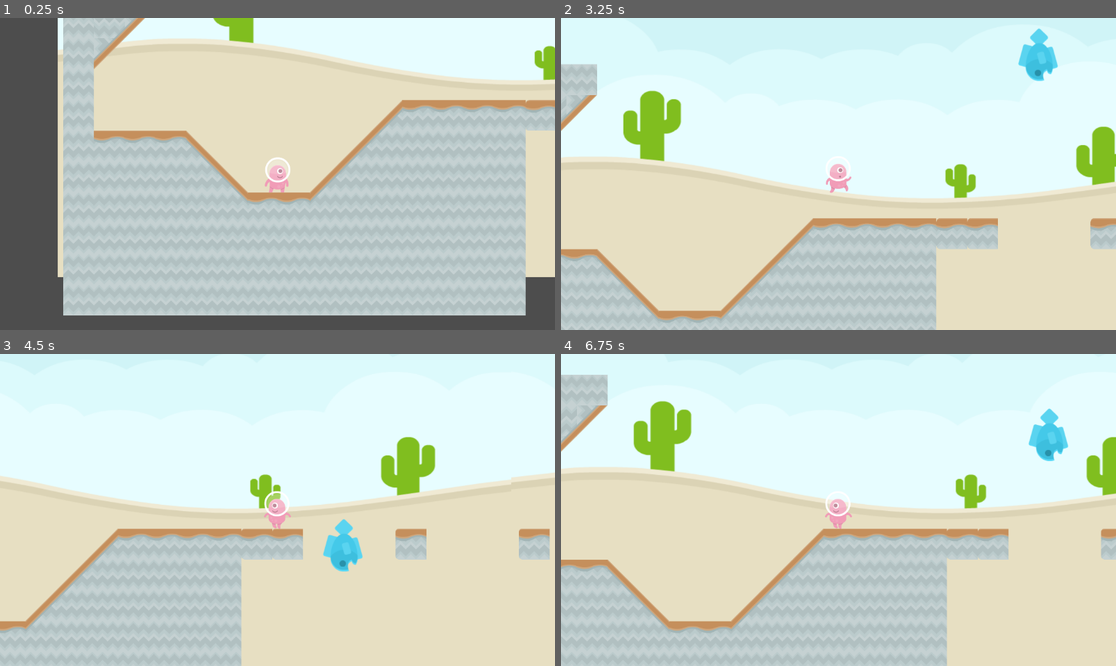
Above: before the commit, frames 1-4 (two rows, left to right).
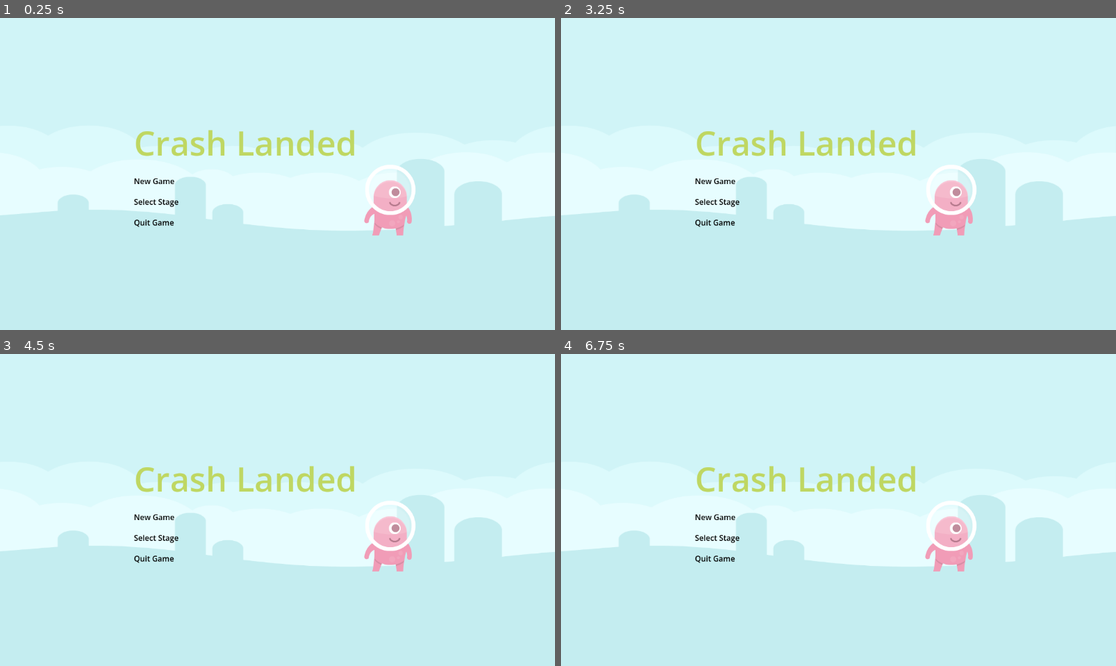
Above: after the commit, the same moments.

Repository: caturwmn/gd-tutorial4
Game: Godot game, scene res://scenes/MainMenu.tscn
Two runs of this game, one before a commit and one after it. Both use one fixed random seed, a clock stepped at 60 frames per second and the inputs below. Before the commit the project starts from res://scenes/Level1.tscn.
Inputs:
- Up to frame 1 (0.25 s): no input
- Up to frame 2 (3.25 s): tap Enter at 0.5 s; hold Right (right) 0.53-2.03 s; tap Space (jump) at 0.77, 1.52, 3.02 s; hold A (left) 2.03-2.78 s; hold Right (right) from 2.78 s (still down)
- Up to frame 3 (4.5 s): tap Space (jump) at 3.77 s; release Right (right) at 4.28 s; hold A (left) from 4.28 s (still down)
- Up to frame 4 (6.75 s): tap Space (jump) at 4.52, 6.02 s; release A (left) at 5.03 s; hold Right (right) 5.03-5.78 s; hold A (left) from 5.78 s (still down)

The runs differ from the first frame. In frame 1, 91% of the frame differs, in the area x 0-100%, y 0-100%; in frame 2, 55%; in frame 3, 58%; in frame 4, 62%.

Commit message:
Finished tutorial 6

Diff:
--- a/project.godot
+++ b/project.godot
@@ -15,9 +15,13 @@
 [application]
 
 config/name="Tutorial 4 Template"
-run/main_scene="res://scenes/Level1.tscn"
+run/main_scene="uid://bjrgilkw6m3gd"
 config/features=PackedStringArray("4.6")
 config/icon="res://icon.png"
+
+[autoload]
+
+Global="*uid://dfp5ec0phrna3"
 
 [input]
 
--- /dev/null
+++ b/scenes/GameOver.tscn
@@ -0,0 +1,40 @@
+[gd_scene format=3 uid="uid://ceqpn0eg7xixr"]
+
+[ext_resource type="FontFile" uid="uid://cp20ih21w1lg6" path="res://assets/Fonts/continuum bold.ttf" id="1_6bcno"]
+[ext_resource type="Script" uid="uid://dq8ulku5c0xj2" path="res://scenes/StartGame.gd" id="2_qae0b"]
+
+[node name="GameOver" type="ColorRect" unique_id=128551170]
+anchors_preset = 15
+anchor_right = 1.0
+anchor_bottom = 1.0
+grow_horizontal = 2
+grow_vertical = 2
+color = Color(0.70728916, 2.5749953e-06, 6.738305e-07, 1)
+
+[node name="VBoxContainer" type="VBoxContainer" parent="." unique_id=1215277482]
+layout_mode = 1
+anchors_preset = 15
+anchor_right = 1.0
+anchor_bottom = 1.0
+grow_horizontal = 2
+grow_vertical = 2
+theme_override_constants/separation = 6
+alignment = 1
+
+[node name="Label" type="Label" parent="VBoxContainer" unique_id=181999944]
+layout_mode = 2
+theme_override_fonts/font = ExtResource("1_6bcno")
+theme_override_font_sizes/font_size = 100
+text = "Game Over"
+horizontal_alignment = 1
+vertical_alignment = 1
+
+[node name="LinkButton" type="LinkButton" parent="VBoxContainer" unique_id=1552047614]
+layout_mode = 2
+size_flags_horizontal = 4
+theme_override_font_sizes/font_size = 30
+text = "Return To Menu"
+script = ExtResource("2_qae0b")
+scene_to_load = "MainMenu"
+
+[connection signal="pressed" from="VBoxContainer/LinkButton" to="VBoxContainer/LinkButton" method="_on_pressed"]
--- /dev/null
+++ b/scenes/Global.gd
@@ -0,0 +1,3 @@
+extends Node
+
+var lives = 3
--- a/scenes/Level1.tscn
+++ b/scenes/Level1.tscn
@@ -7,6 +7,7 @@
 [ext_resource type="Texture2D" uid="uid://b4n0an5ukj3aj" path="res://assets/kenney_platformerpack/PNG/Backgrounds/colored_desert.png" id="5_lrl65"]
 [ext_resource type="PackedScene" uid="uid://cwusc4sygc04t" path="res://scenes/Spawner.tscn" id="6_76388"]
 [ext_resource type="PackedScene" uid="uid://b40dnkalwneot" path="res://scenes/ObstacleSpawner.tscn" id="7_svatc"]
+[ext_resource type="PackedScene" uid="uid://751ou282p0pr" path="res://scenes/LifeCounter.tscn" id="8_ecr63"]
 
 [sub_resource type="TileSetAtlasSource" id="TileSetAtlasSource_odhdn"]
 texture = ExtResource("2_bwv4p")
@@ -100,3 +101,7 @@
 position = Vector2(525, 10)
 obstacle = ExtResource("7_svatc")
 timeDelay = 2
+
+[node name="CanvasLayer" type="CanvasLayer" parent="." unique_id=1338274825]
+
+[node name="LifeCounter" parent="CanvasLayer" unique_id=1453780847 instance=ExtResource("8_ecr63")]
--- a/scenes/Level2.tscn
+++ b/scenes/Level2.tscn
@@ -8,6 +8,7 @@
 [ext_resource type="PackedScene" uid="uid://cvxpuso7gtxka" path="res://scenes/saw.tscn" id="6_4p0dt"]
 [ext_resource type="PackedScene" uid="uid://da0j153wss24v" path="res://scenes/Zone.tscn" id="7_qwp14"]
 [ext_resource type="Texture2D" uid="uid://bbale34yqctf4" path="res://assets/kenney_platformerpack/PNG/Backgrounds/blue_land.png" id="7_xpq2v"]
+[ext_resource type="PackedScene" uid="uid://751ou282p0pr" path="res://scenes/LifeCounter.tscn" id="9_0jmjk"]
 
 [sub_resource type="TileSetAtlasSource" id="TileSetAtlasSource_sp0w3"]
 texture = ExtResource("1_kkoku")
@@ -101,3 +102,7 @@
 position = Vector2(2769.25, 70.00001)
 scale = Vector2(1.3237305, 1.0087891)
 texture = ExtResource("7_xpq2v")
+
+[node name="CanvasLayer" type="CanvasLayer" parent="." unique_id=1326555681]
+
+[node name="LifeCounter" parent="CanvasLayer" unique_id=1453780847 instance=ExtResource("9_0jmjk")]
--- /dev/null
+++ b/scenes/LifeCounter.tscn
@@ -0,0 +1,9 @@
+[gd_scene format=3 uid="uid://751ou282p0pr"]
+
+[ext_resource type="Script" uid="uid://dc421e0s4rlo4" path="res://scenes/LifeLable.gd" id="1_wysaa"]
+
+[node name="LifeCounter" type="MarginContainer" unique_id=1453780847]
+
+[node name="Label" type="Label" parent="." unique_id=70058540]
+layout_mode = 2
+script = ExtResource("1_wysaa")
--- /dev/null
+++ b/scenes/LifeLable.gd
@@ -0,0 +1,4 @@
+extends Label
+
+func _process(delta: float) -> void:
+	self.text = "Lives : " + str(Global.lives)
--- a/scenes/LoseArea.gd
+++ b/scenes/LoseArea.gd
@@ -4,6 +4,15 @@
 
 func _on_Area_Trigger_body_entered(body):
 	if body.get_name() == "Player":
-		get_tree().change_scene_to_file(
-			"res://scenes/" + sceneName + ".tscn"
-		)
+		var current_scene = get_tree().get_current_scene().get_name()
+		if body.get_name() == "Player":
+			if current_scene == sceneName:
+				Global.lives -=1
+			if (Global.lives == 0):
+				get_tree().change_scene_to_file(
+					"res://scenes/GameOver.tscn"
+				)
+			else:
+				get_tree().change_scene_to_file(
+					"res://scenes/" + sceneName + ".tscn"
+				)
--- /dev/null
+++ b/scenes/MainMenu.tscn
@@ -0,0 +1,80 @@
+[gd_scene format=3 uid="uid://bjrgilkw6m3gd"]
+
+[ext_resource type="Script" uid="uid://dq8ulku5c0xj2" path="res://scenes/StartGame.gd" id="1_0ykhv"]
+[ext_resource type="Texture2D" uid="uid://crenr4ge335u8" path="res://assets/kenney_platformerpack/PNG/Players/128x256/Pink/alienPink_stand.png" id="1_yqorp"]
+[ext_resource type="Script" uid="uid://bloxtra18uv2w" path="res://scenes/QuitScript.gd" id="2_ow34m"]
+[ext_resource type="Texture2D" uid="uid://ch5ret1dd7qk3" path="res://assets/kenney_platformerpack/PNG/Backgrounds/blue_grass.png" id="3_2wh52"]
+
+[node name="MainMenu" type="MarginContainer" unique_id=1856406016]
+anchors_preset = 15
+anchor_right = 1.0
+anchor_bottom = 1.0
+grow_horizontal = 2
+grow_vertical = 2
+
+[node name="HBoxContainer" type="HBoxContainer" parent="." unique_id=369757111]
+layout_mode = 2
+alignment = 1
+
+[node name="VBoxContainer" type="VBoxContainer" parent="HBoxContainer" unique_id=120920519]
+layout_mode = 2
+theme_override_constants/separation = 20
+alignment = 1
+
+[node name="Label" type="Label" parent="HBoxContainer/VBoxContainer" unique_id=772343938]
+layout_mode = 2
+theme_override_colors/font_color = Color(0.7471548, 0.8417332, 0.38433683, 1)
+theme_override_font_sizes/font_size = 70
+text = "Crash Landed"
+
+[node name="VBoxContainer" type="VBoxContainer" parent="HBoxContainer/VBoxContainer" unique_id=1849691944]
+layout_mode = 2
+theme_override_constants/separation = 20
+
+[node name="LinkButton" type="LinkButton" parent="HBoxContainer/VBoxContainer/VBoxContainer" unique_id=116643823]
+layout_mode = 2
+theme_override_colors/font_color = Color(0, 0, 0, 1)
+theme_override_colors/font_pressed_color = Color(0.16924527, 0.1692453, 0.16924527, 1)
+theme_override_colors/font_hover_color = Color(0.32618377, 0.326184, 0.32618472, 1)
+text = "New Game"
+underline = 2
+script = ExtResource("1_0ykhv")
+scene_to_load = "Level1"
+
+[node name="LinkButton3" type="LinkButton" parent="HBoxContainer/VBoxContainer/VBoxContainer" unique_id=472967055]
+layout_mode = 2
+theme_override_colors/font_color = Color(0, 0, 0, 1)
+theme_override_colors/font_pressed_color = Color(0.16924527, 0.1692453, 0.16924527, 1)
+theme_override_colors/font_hover_color = Color(0.32618377, 0.326184, 0.32618472, 1)
+text = "Select Stage"
+underline = 2
+script = ExtResource("1_0ykhv")
+scene_to_load = "StageSelect"
+
+[node name="LinkButton2" type="LinkButton" parent="HBoxContainer/VBoxContainer/VBoxContainer" unique_id=2113691503]
+layout_mode = 2
+theme_override_colors/font_color = Color(0, 0, 0, 1)
+theme_override_colors/font_pressed_color = Color(0.16924527, 0.1692453, 0.16924527, 1)
+theme_override_colors/font_hover_color = Color(0.32618377, 0.326184, 0.32618472, 1)
+text = "Quit Game"
+underline = 2
+script = ExtResource("2_ow34m")
+
+[node name="CenterContainer" type="CenterContainer" parent="HBoxContainer" unique_id=1141713919]
+z_index = -2
+layout_mode = 2
+
+[node name="TextureRect" type="TextureRect" parent="HBoxContainer/CenterContainer" unique_id=2045378181]
+layout_mode = 2
+texture = ExtResource("1_yqorp")
+
+[node name="TextureRect" type="TextureRect" parent="." unique_id=634076704]
+z_index = -4
+layout_mode = 2
+mouse_filter = 2
+texture = ExtResource("3_2wh52")
+expand_mode = 2
+
+[connection signal="pressed" from="HBoxContainer/VBoxContainer/VBoxContainer/LinkButton" to="HBoxContainer/VBoxContainer/VBoxContainer/LinkButton" method="_on_pressed"]
+[connection signal="pressed" from="HBoxContainer/VBoxContainer/VBoxContainer/LinkButton3" to="HBoxContainer/VBoxContainer/VBoxContainer/LinkButton3" method="_on_pressed"]
+[connection signal="pressed" from="HBoxContainer/VBoxContainer/VBoxContainer/LinkButton2" to="HBoxContainer/VBoxContainer/VBoxContainer/LinkButton2" method="_on_pressed"]
--- /dev/null
+++ b/scenes/QuitScript.gd
@@ -0,0 +1,4 @@
+extends LinkButton
+
+func _on_pressed():
+	get_tree().quit()
--- /dev/null
+++ b/scenes/StageSelect.tscn
@@ -0,0 +1,61 @@
+[gd_scene format=3 uid="uid://7qn8xcll1rxf"]
+
+[ext_resource type="Script" uid="uid://dq8ulku5c0xj2" path="res://scenes/StartGame.gd" id="1_eeirb"]
+[ext_resource type="Texture2D" uid="uid://ch5ret1dd7qk3" path="res://assets/kenney_platformerpack/PNG/Backgrounds/blue_grass.png" id="3_svcss"]
+
+[node name="StageSelect" type="MarginContainer" unique_id=637233007]
+anchors_preset = 15
+anchor_right = 1.0
+anchor_bottom = 1.0
+grow_horizontal = 2
+grow_vertical = 2
+
+[node name="HBoxContainer" type="HBoxContainer" parent="." unique_id=688097988]
+layout_mode = 2
+alignment = 1
+
+[node name="VBoxContainer" type="VBoxContainer" parent="HBoxContainer" unique_id=2132136496]
+layout_mode = 2
+theme_override_constants/separation = 20
+alignment = 1
+
+[node name="Label" type="Label" parent="HBoxContainer/VBoxContainer" unique_id=1706659348]
+layout_mode = 2
+theme_override_colors/font_color = Color(0.7471548, 0.8417332, 0.38433683, 1)
+theme_override_font_sizes/font_size = 50
+text = "Select Stage"
+
+[node name="VBoxContainer" type="VBoxContainer" parent="HBoxContainer/VBoxContainer" unique_id=415688780]
+layout_mode = 2
+size_flags_horizontal = 0
+theme_override_constants/separation = 20
+
+[node name="LinkButton" type="LinkButton" parent="HBoxContainer/VBoxContainer/VBoxContainer" unique_id=146013326]
+layout_mode = 2
+theme_override_colors/font_color = Color(0, 0, 0, 1)
+theme_override_colors/font_pressed_color = Color(0.16924527, 0.1692453, 0.16924527, 1)
+theme_override_colors/font_hover_color = Color(0.32618377, 0.326184, 0.32618472, 1)
+text = "Level 1"
+underline = 2
+script = ExtResource("1_eeirb")
+scene_to_load = "Level1"
+
+[node name="LinkButton2" type="LinkButton" parent="HBoxContainer/VBoxContainer/VBoxContainer" unique_id=1091626116]
+layout_mode = 2
+theme_override_colors/font_color = Color(0, 0, 0, 1)
+theme_override_colors/font_pressed_color = Color(0.16924527, 0.1692453, 0.16924527, 1)
+theme_override_colors/font_hover_color = Color(0.32618377, 0.326184, 0.32618472, 1)
+text = "Level 2"
+underline = 2
+script = ExtResource("1_eeirb")
+scene_to_load = "Level2"
+
+[node name="TextureRect" type="TextureRect" parent="." unique_id=1842921434]
+z_index = -4
+layout_mode = 2
+mouse_filter = 2
+texture = ExtResource("3_svcss")
+expand_mode = 2
+
+[connection signal="pressed" from="HBoxContainer/VBoxContainer/VBoxContainer/LinkButton" to="HBoxContainer/VBoxContainer/VBoxContainer/LinkButton" method="_on_pressed"]
+[connection signal="pressed" from="HBoxContainer/VBoxContainer/VBoxContainer/LinkButton2" to="HBoxContainer/VBoxContainer/VBoxContainer/LinkButton2" method="_on_pressed"]
--- /dev/null
+++ b/scenes/StartGame.gd
@@ -0,0 +1,8 @@
+extends LinkButton
+
+@export var scene_to_load: String
+
+func _on_pressed():
+	if (Global.lives == 0):
+		Global.lives = 3
+	get_tree().change_scene_to_file(str("res://scenes/" + scene_to_load + ".tscn"))
Binary file added: assets/Fonts/CC Wild Words Roman.ttf
Not shown, added: assets/Fonts/CC Wild Words Roman.ttf.import
Binary file added: assets/Fonts/GuldScript_PersonalUseOnly.ttf
Not shown, added: assets/Fonts/GuldScript_PersonalUseOnly.ttf.import
Binary file added: assets/Fonts/MPlantin.ttf
Not shown, added: assets/Fonts/MPlantin.ttf.import
Binary file added: assets/Fonts/PersonifiedUXRegular.ttf
Not shown, added: assets/Fonts/PersonifiedUXRegular.ttf.import
Binary file added: assets/Fonts/continuum bold.ttf
Not shown, added: assets/Fonts/continuum bold.ttf.import
Not shown, added: scenes/Global.gd.uid
Not shown, added: scenes/LifeLable.gd.uid
(and 3 more such lines)
